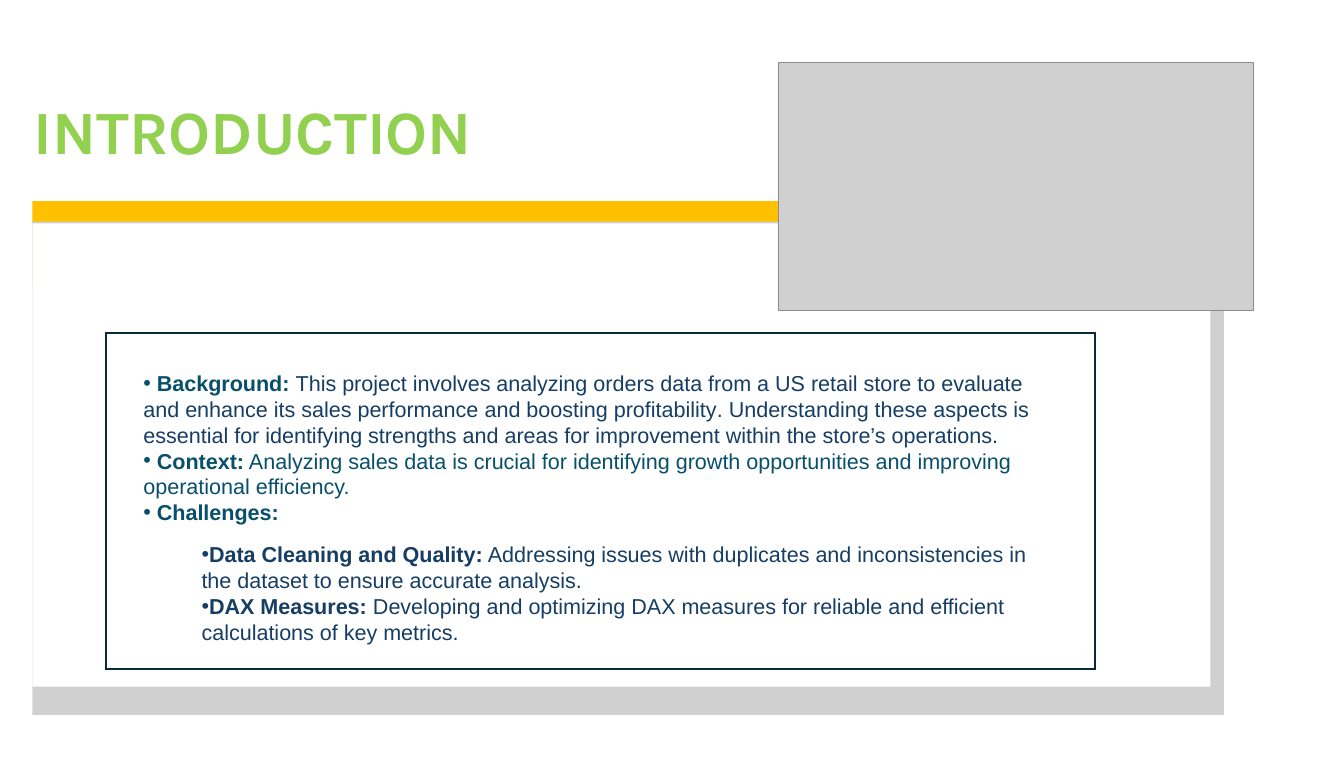
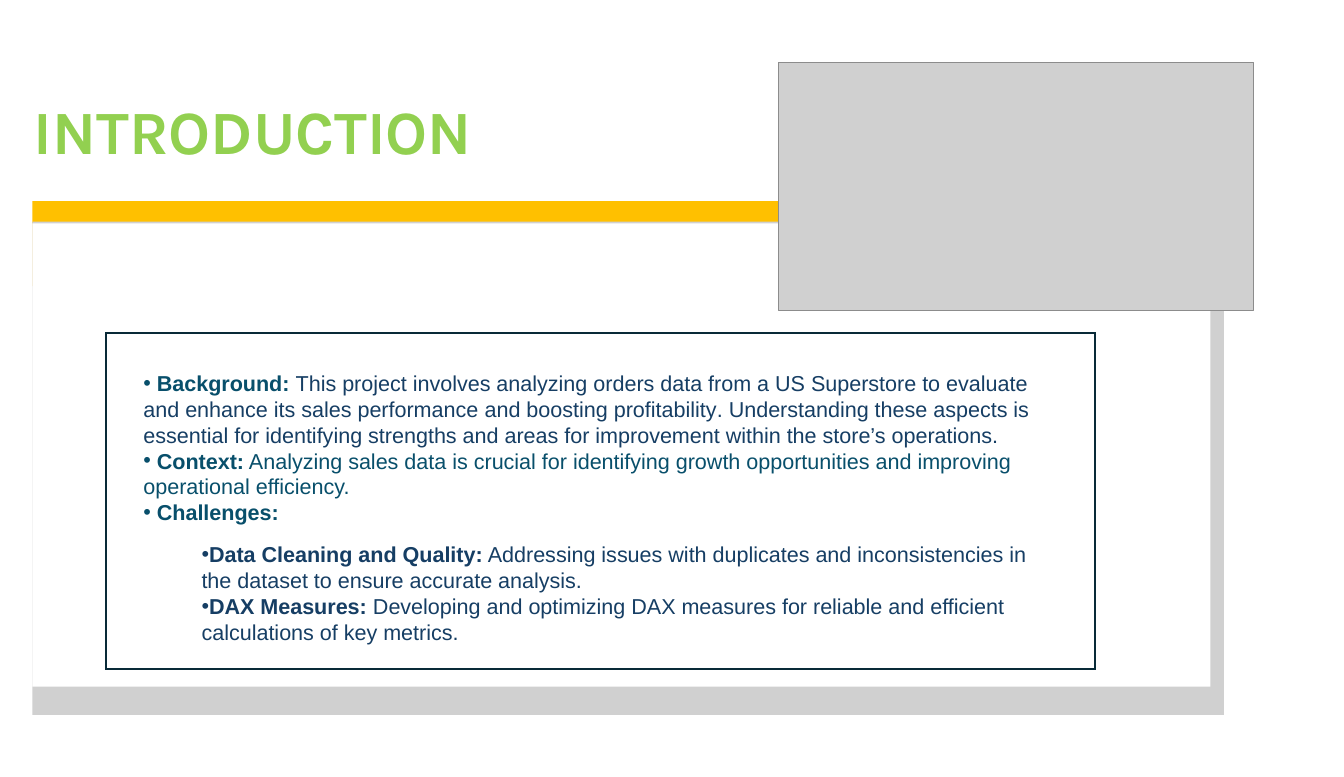
Before and after one commit to jasnoorvirk26/SuperstoreSalesAnalysis, a slide deck: slide 3 of Superstore-Analysis-Presentation.pptx. Drawn at 1344x777 pixels with LibreOffice and Linux fonts; fonts in the diff are those of the drawing; grey boxes stand for pictures. Boxes give left, top, right and bottom in pixels: in the first picture for what was removed or moved away, otherwise in the second. Text is boxed around its words. In the diff, an @@ line names an element or a change of style, - is before the commit and + after.

```diff
--- a/Superstore-Analysis-Presentation.pptx
+++ b/Superstore-Analysis-Presentation.pptx
@@ text at [143,375,1029,448]: text changed @@
-• Background: This project involves analyzing orders data from a US retail store to evaluate and enhance its sales performance and boosting profitability. Understanding these aspects is essential for identifying strengths and areas for improvement within the store’s operations.
+• Background: This project involves analyzing orders data from a US Superstore to evaluate and enhance its sales performance and boosting profitability. Understanding these aspects is essential for identifying strengths and areas for improvement within the store’s operations.
```
